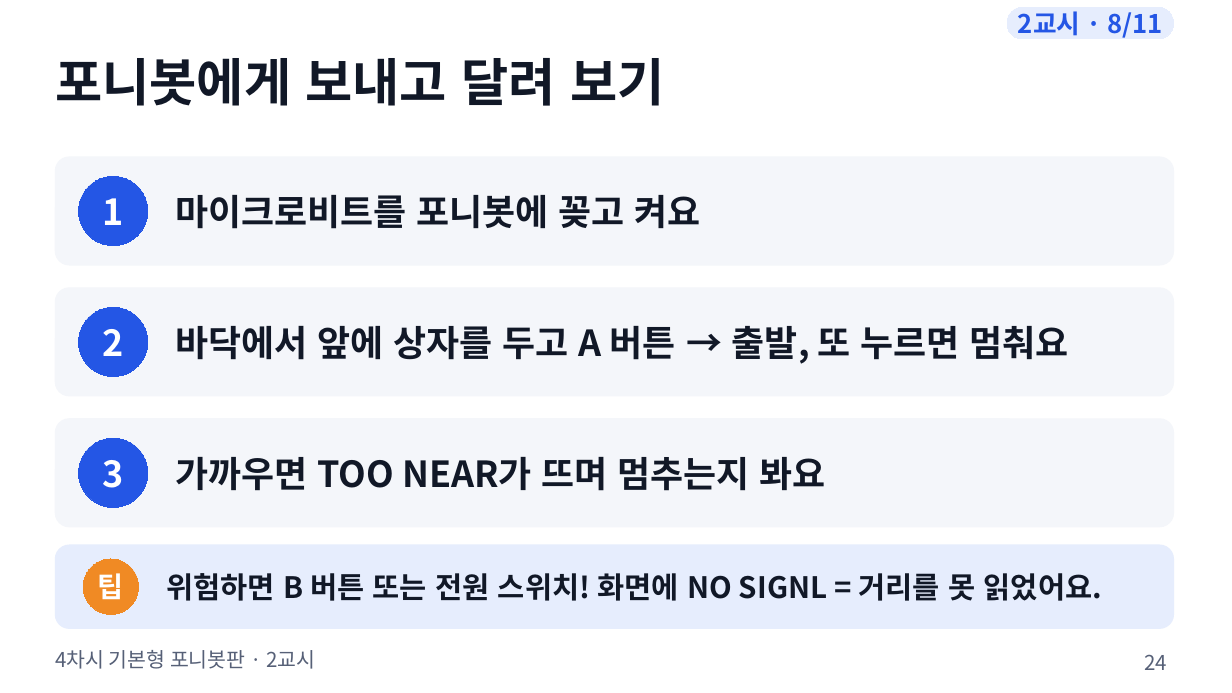
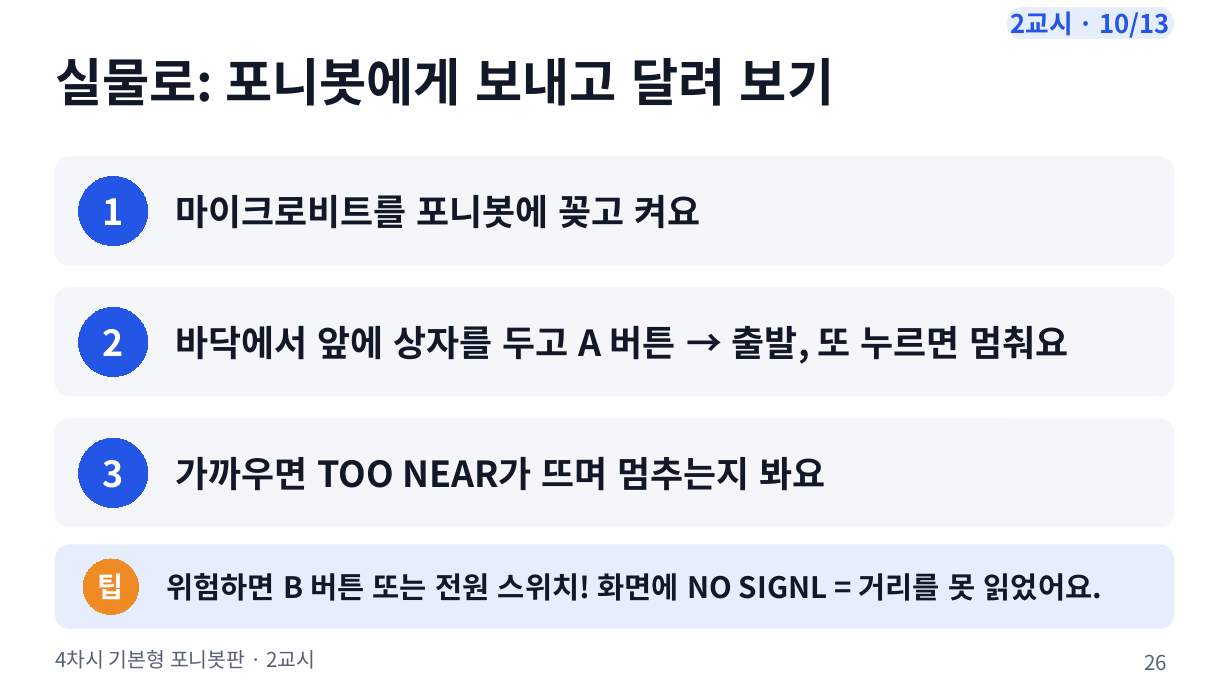
Before and after one commit to boundaryx01-uniquelife/microbit, a slide deck: slide 26 of bridge/ponybot/materials/포니봇_4차시_기본형/ponybot_4차시_수업슬라이드.pptx (slide 24 before the commit). Drawn at 1232x693 pixels with LibreOffice and Linux fonts; fonts in the diff are those of the drawing. Boxes give left, top, right and bottom in pixels: in the first picture for what was removed or moved away, otherwise in the second. Text is boxed around its words. In the diff, an @@ line names an element or a change of style, - is before the commit and + after.

```diff
--- a/bridge/ponybot/materials/포니봇_4차시_기본형/ponybot_4차시_수업슬라이드.pptx
+++ b/bridge/ponybot/materials/포니봇_4차시_기본형/ponybot_4차시_수업슬라이드.pptx
@@ text in rounded rectangle at (1010, 11, 1171, 38): text changed @@
-2교시 · 8/11
+2교시 · 10/13
@@ text at (55, 58, 834, 106): text changed @@
-포니봇에게 보내고 달려 보기
+실물로: 포니봇에게 보내고 달려 보기
@@ page number at (1144, 654, 1167, 670): text changed @@
-24
+26
```
Also in this commit, not shown: 32 other slides changed, 10 slides added, 3 slides removed, 9 other files.
